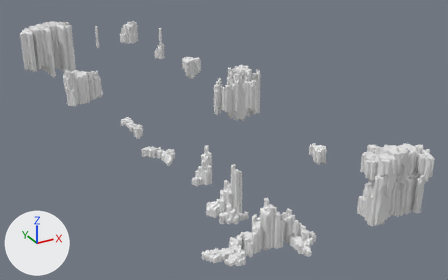
Two versions of the FBX model Singularity-Game/Assets/Assets_Environment/RockAssets/RockAssets.fbx, one commit apart.
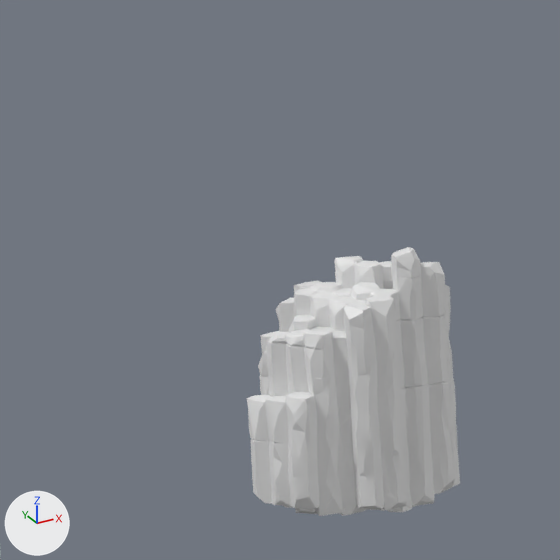
There are two pictures of each version: one whole from a 50 mm lens placed at (-183.6, -490.4, 137.5), pointed at (-9.9, -174.5, -20.5), one close up on the part from 22% to 33% of the width and 0% to 17% of the height. Every picture has the same lights, and +X, +Y and +Z are marked at lower left. Where no turn or scale is listed for an object, it has been applied to the vertices.

Script lines for the objects in view, before the commit:
```python
me_cylinder_170 = bpy.data.meshes.new('Cylinder.170')
me_cylinder_170.from_pydata(...)  # 1757 vertices, 3502 faces; spans x 19.9..35.7, y -5.6..8.6, z -9.2..10.2
ob_rockhexagon_014 = bpy.data.objects.new('RockHexagon.014', me_cylinder_170)
ob_rockhexagon_014.location = (-32.98, 0.0, 9.89)
```
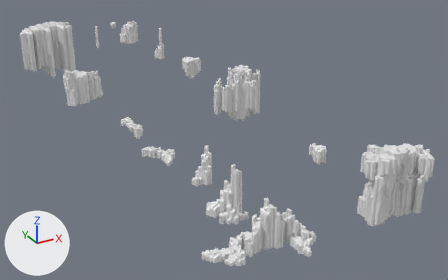
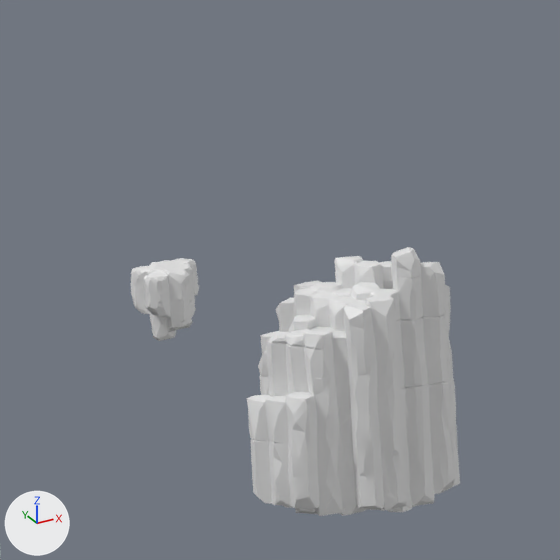
The newer file is also turned or shifted as a whole; pictures and numbers use the older file's frame.

Pixel boxes [x1, y1, x2, y2] of what changed, in the close-ups (560 x 560 px):
'RockHexagon.016', added
    after: [131, 258, 199, 341]

The change, as a list of edits to the scene's bpy script:
```text
Add me_cylinder_007_dmg:
    me_cylinder_007_dmg.from_pydata(...)  # 1018 vertices, 2026 faces; spans x -0.94..4.36, y -4.01..1.02, z -1.74..4.03
Add ob_rockhexagon_016:
    ob_rockhexagon_016 = bpy.data.objects.new('RockHexagon.016', me_cylinder_007_dmg)
    ob_rockhexagon_016.location = (-1.73, 55.28, 3.28)
```
